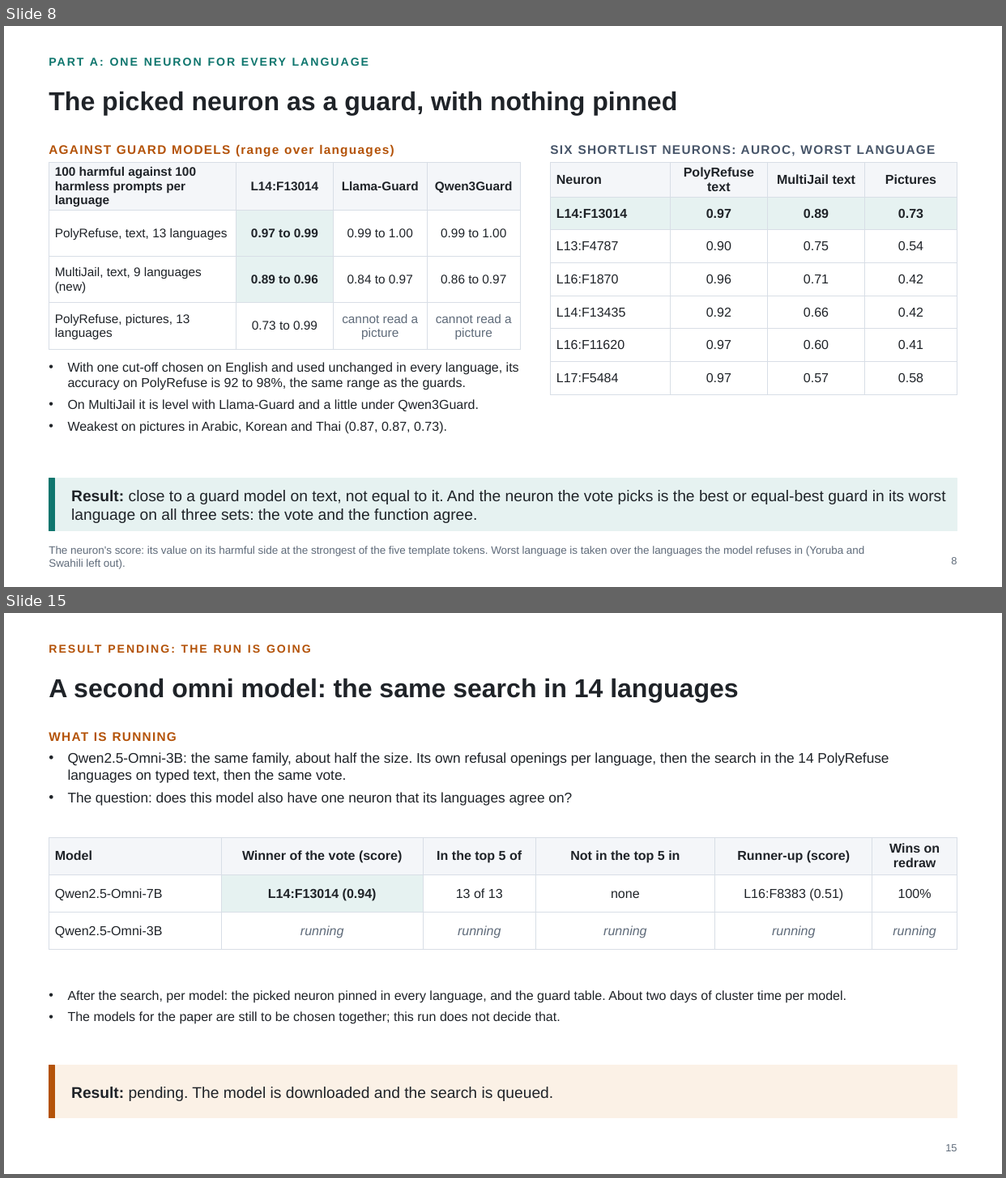
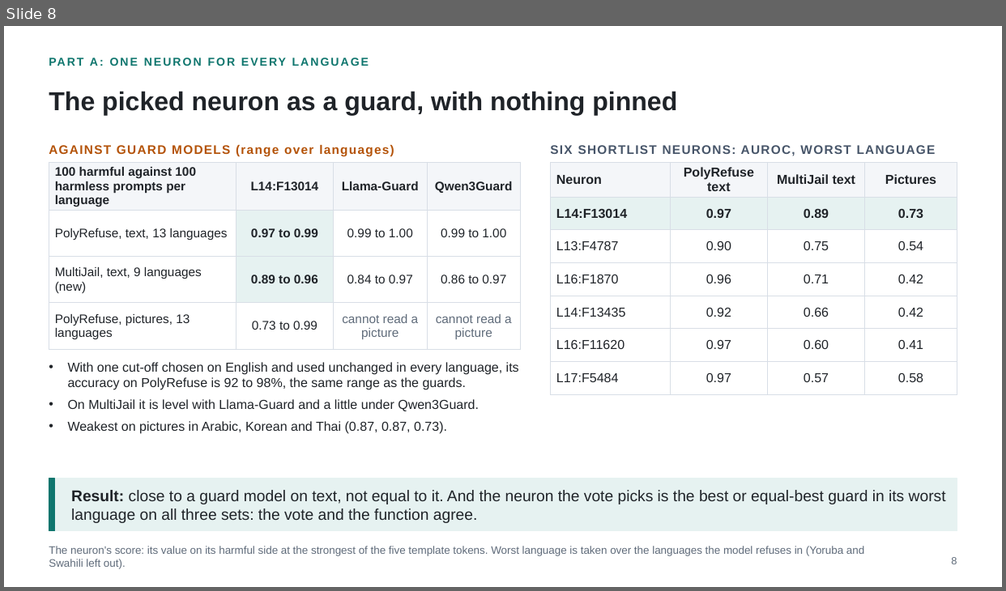
Before and after one commit to fjoad/refusal-neurons, a slide deck: slides/refusal_neurons_2026-11-29.pptx. Shown one above the other, each under a label of ours: slides 8 and 15 before the commit, slide 8 after it; the slides between them are not shown. The pictures are 1006x1178 and 1006x591 pixels, drawn with LibreOffice and Linux fonts; fonts in the diff are those of the drawing. Boxes give left, top, right and bottom in pixels: in the first picture for what was removed or moved away, otherwise in the second. Text is boxed around its words. In the diff, an @@ line names an element or a change of style, - is before the commit and + after.

```diff
--- a/slides/refusal_neurons_2026-11-29.pptx
+++ b/slides/refusal_neurons_2026-11-29.pptx
@@ slide 15 removed at (4,613,1002,1174), background #FFFFFF @@
@@ text removed at (49,637,872,659) @@
-RESULT PENDING: THE RUN IS GOING
@@ text removed at (49,678,738,703) @@
-A second omni model: the same search in 14 languages
@@ text removed at (49,732,177,741) @@
-WHAT IS RUNNING
@@ text removed at (68,752,889,806) @@
-• Qwen2.5-Omni-3B: the same family, about half the size. Its own refusal openings per language, then the search in the 14 PolyRefuse languages on typed text, then the same vote.
-• The question: does this model also have one neuron that its languages agree on?
@@ table removed at (49,837,957,942), 3 rows, 6 columns @@
-Model | Winner of the vote (score) | In the top 5 of | Not in the top 5 in | Runner-up (score) | Wins on redraw
-Qwen2.5-Omni-7B | L14:F13014 (0.94) | 13 of 13 | none | L16:F8383 (0.51) | 100%
-Qwen2.5-Omni-3B | running | running | running | running | running
@@ text removed at (68,990,846,1024) @@
-• After the search, per model: the picked neuron pinned in every language, and the guard table. About two days of cluster time per model.
-• The models for the paper are still to be chosen together; this run does not decide that.
@@ rectangle removed at (49,1066,957,1118) @@
@@ rectangle removed at (49,1066,55,1118) @@
@@ text removed at (71,1087,554,1101) @@
-Result: pending. The model is downloaded and the search is queued.
@@ text removed at (945,1144,957,1152) @@
-15
```
Also in this commit, not shown: 16 slides changed, 2 slides added, 3 other files.
